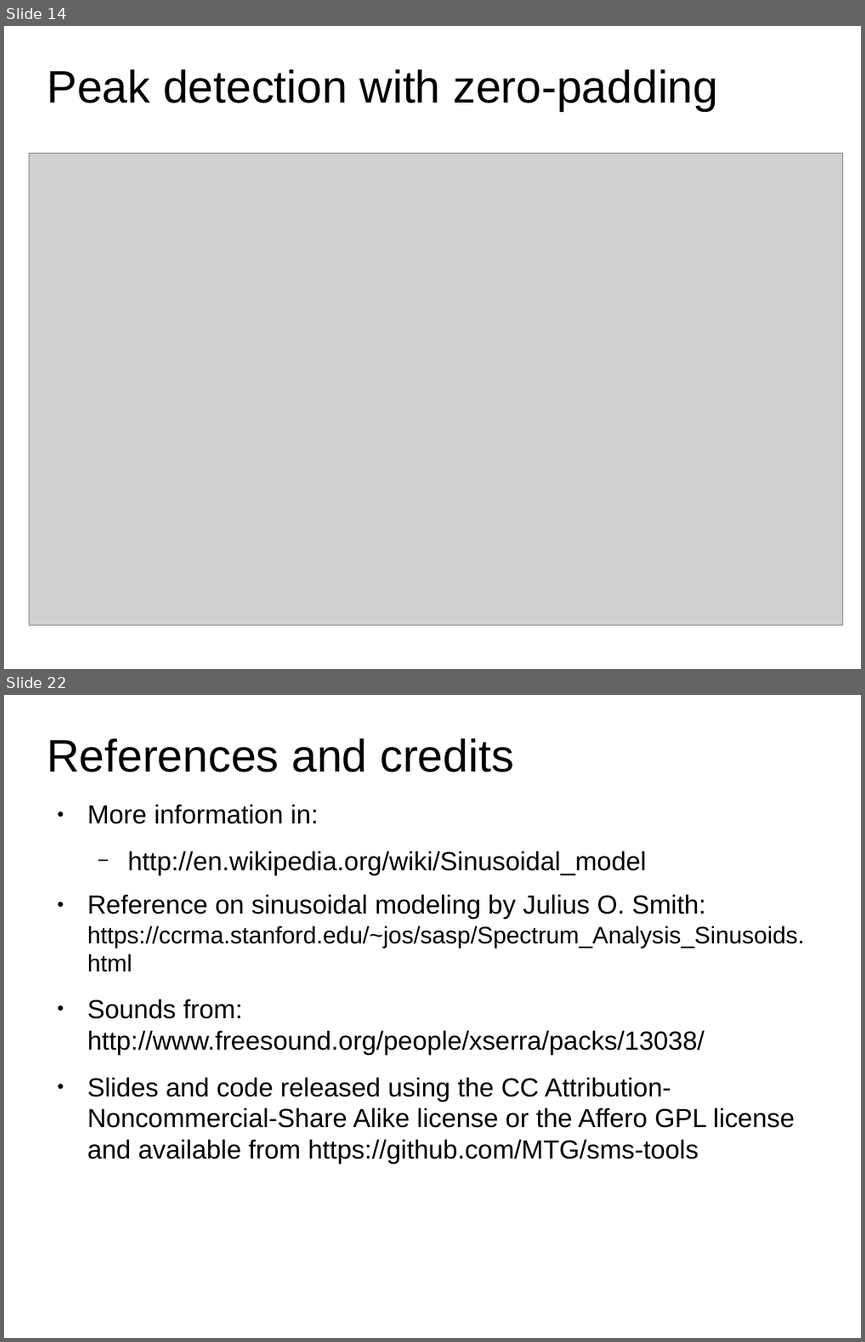
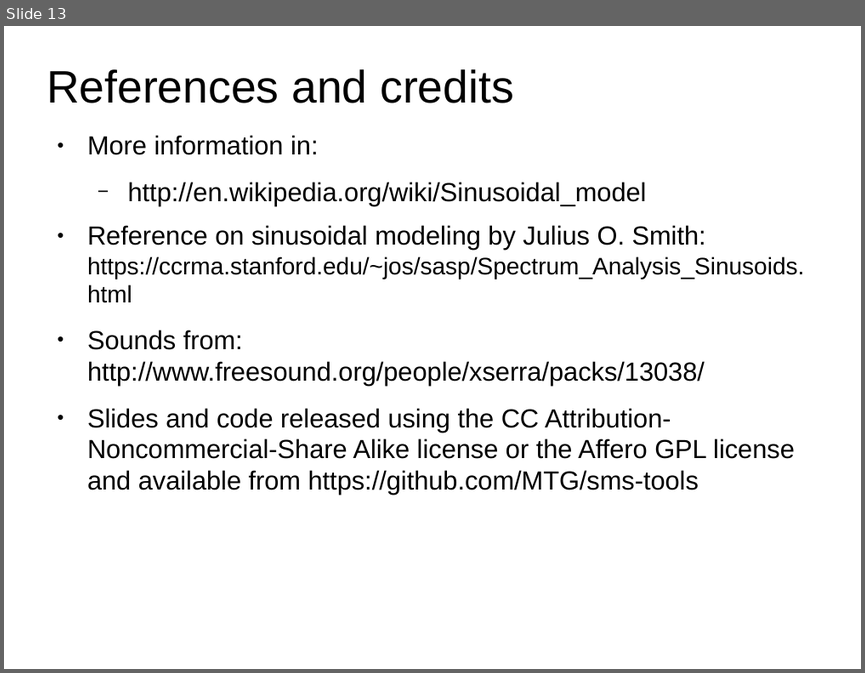
Before and after one commit to MTG/sms-tools, a slide deck: lectures/5-Sinusoidal-model/Sinusoidal-Model-1.odp. Shown one above the other, each under a label of ours: slides 14 and 22 before the commit, slide 13 after it; the slides between them are not shown. The pictures are 865x1342 and 865x673 pixels, drawn with LibreOffice and Linux fonts; fonts in the diff are those of the drawing; grey boxes stand for pictures. Boxes give left, top, right and bottom in pixels: in the first picture for what was removed or moved away, otherwise in the second. Text is boxed around its words. In the diff, an @@ line names an element or a change of style, - is before the commit and + after.

```diff
--- a/lectures/5-Sinusoidal-model/Sinusoidal-Model-1.odp
+++ b/lectures/5-Sinusoidal-model/Sinusoidal-Model-1.odp
@@ slide 14 removed at (x1=4, y1=26, x2=861, y2=669), background #FFFFFF @@
@@ title removed at (x1=46, y1=69, x2=719, y2=111) @@
-Peak detection with zero-padding
@@ picture removed at (x1=29, y1=154, x2=843, y2=625) @@
@@ what was slide 22 is now slide 13 @@
```
Also in this commit, not shown: 3 slides changed, 8 other slides removed, 7 other files.
